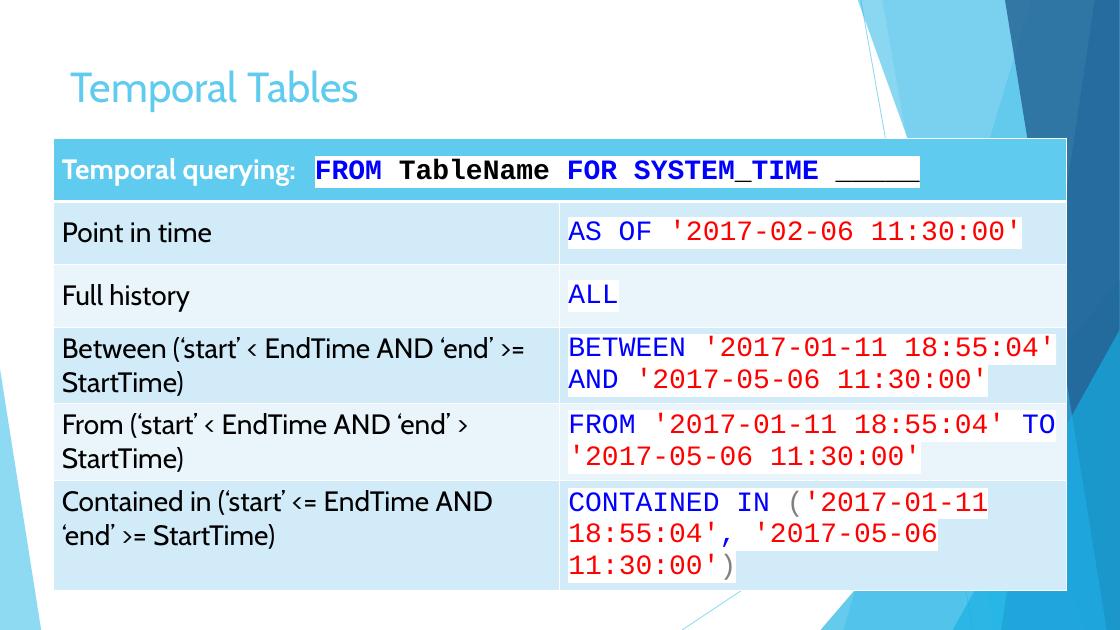
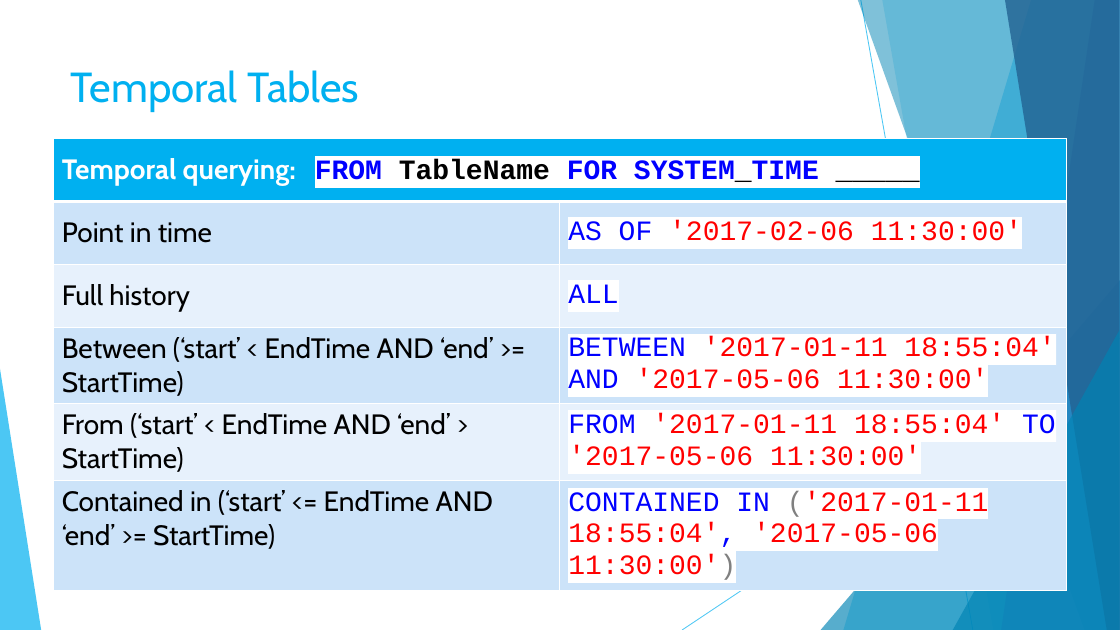
Before and after one commit to sqltran/SevenAwesomeSQLFeatures, a slide deck: slide 23 of AwesomeFreeSQLServerFeatures.pptx. Drawn at 1120x630 pixels with LibreOffice and Linux fonts; fonts in the diff are those of the drawing. Boxes give left, top, right and bottom in pixels: in the first picture for what was removed or moved away, otherwise in the second. Text is boxed around its words. In the diff, an @@ line names an element or a change of style, - is before the commit and + after.

Commit message:
Tweak colors on slide deck.

```diff
--- a/AwesomeFreeSQLServerFeatures.pptx
+++ b/AwesomeFreeSQLServerFeatures.pptx
@@ freeform shape at [844,0,1120,630]: fill #5FCBEF at 36% opacity to #00B0F0 at 36% opacity @@
@@ freeform shape at [858,0,1120,630]: fill #17B0E4 at 50% opacity to #0084B4 at 50% opacity @@
@@ line (861, 0) - (973, 630): stroke #5FCBEF 0.75 pt to #00B0F0 0.75 pt @@
@@ freeform shape at [882,0,1120,630]: fill #5FCBEF at 20% opacity to #00B0F0 at 20% opacity @@
@@ title "Temporal Tables" at [71,70,359,112]: text colour #5FCBEF to #00B0F0 @@
@@ table at [54,139,1067,589] @@
@@ fill #5FCBEF to #00B0F0 in row 1, column 1 @@
@@ fill #D2ECF9 to #CCE4F9 in 6 cells @@
@@ fill #EAF6FC to #E7F2FC in 4 cells @@
@@ triangle at [821,280,1120,630]: fill #17B0E4 at 66% opacity to #0084B4 at 66% opacity @@
@@ line (1120, 339) - (682, 630): stroke #5FCBEF 0.75 pt to #00B0F0 0.75 pt @@
@@ triangle at [953,330,1120,630]: fill #17B0E4 at 66% opacity to #0084B4 at 66% opacity @@
@@ triangle at [0,369,41,630]: fill #5FCBEF at 70% opacity to #00B0F0 at 70% opacity @@
```
Also in this commit, not shown: 37 other slides changed.
